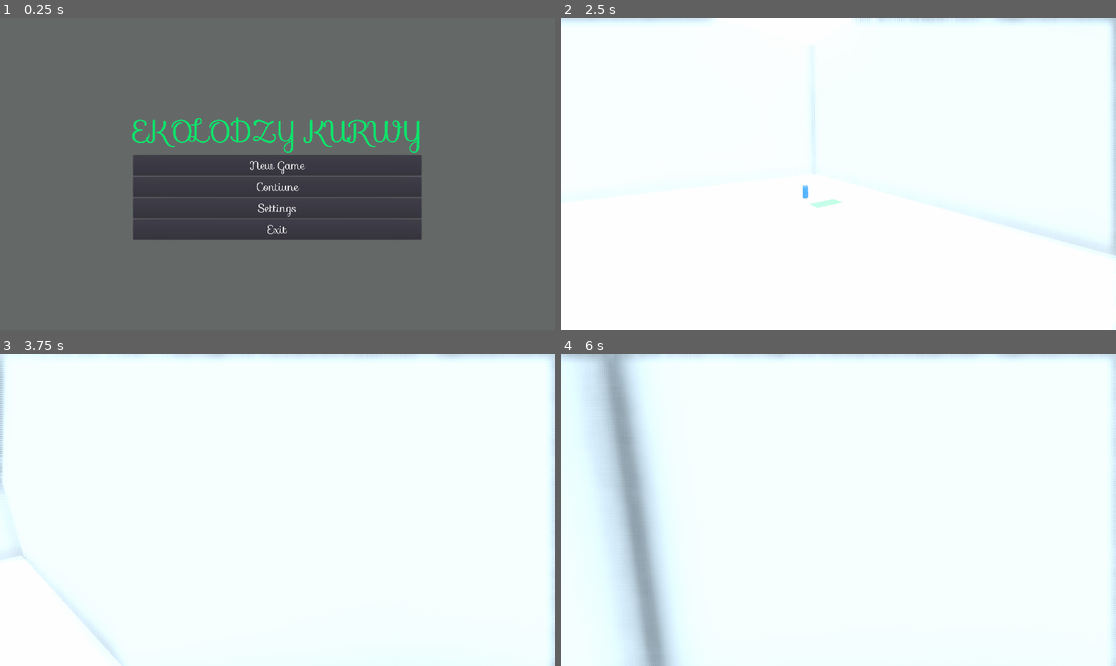
Above: before the commit, frames 1-4 (two rows, left to right).
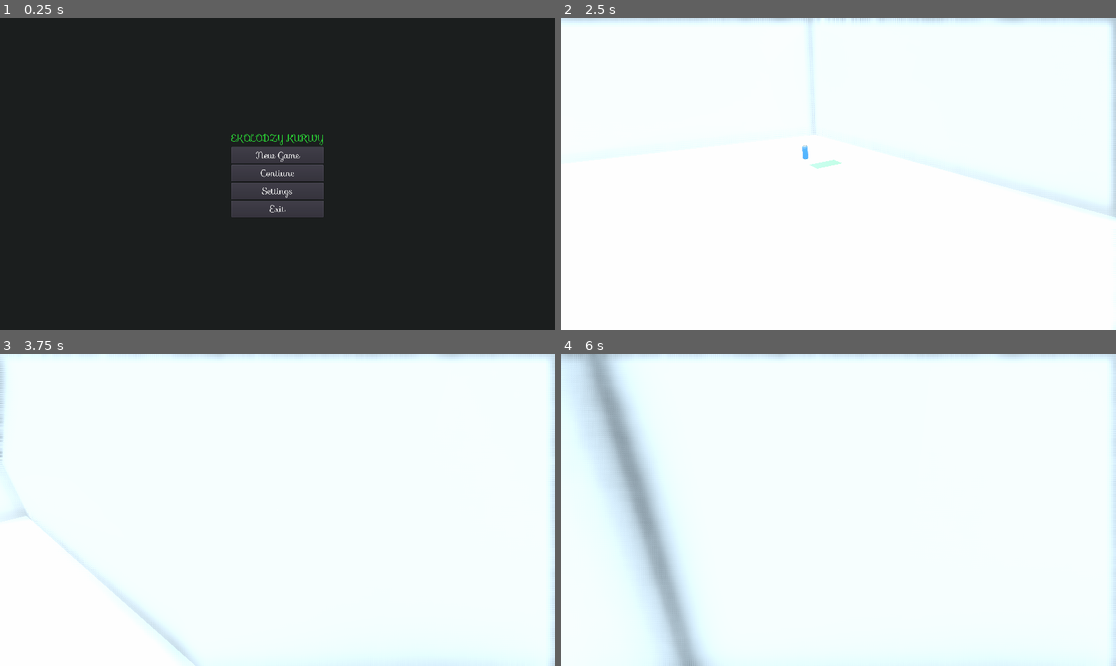
Above: after the commit, the same moments.

Repository: mnkisala/ggez
Game: Godot game, scene res://Scenes/MainSceneOpener.tscn
The game is run twice, just before and just after one commit, with the same random seed, the same clock (stepped at 60 frames per second) and the same inputs.
Inputs (mouse positions are in pixels of both pictures, inside the frame that each line leads up to):
- Up to frame 1 (0.25 s): no input
- Up to frame 2 (2.5 s): click "New Game" at 0.5 s; move the mouse to (866, 174) at 1.27 s; hold W (forward) from 1.28 s (still down); tap E (collect) at 1.35, 2.1 s; tap Space (jump) at 1.52, 2.27 s; move the mouse to (810, 174) at 2.02 s
- Up to frame 3 (3.75 s): keep holding W (forward); move the mouse to (288, 503) at 2.77 s; tap E (collect) at 2.85, 3.6 s; move the mouse to (271, 516) at 3.52 s
- Up to frame 4 (6 s): keep holding W (forward); tap Space (jump) at 3.77, 4.52, 5.27 s; move the mouse to (877, 513) at 4.27 s; tap E (collect) at 4.35, 5.1, 5.85 s; tap Enter at 5 s; move the mouse to (794, 506) at 5.02 s; move the mouse to (844, 510) at 5.77 s

The runs differ from the first frame. In frame 1, 97% of the frame differs, in the area x 0-100%, y 0-100%; in frame 2, 1.5%; in frame 3, 1.0%; in frame 4, 6.4%.

Commit message:
dodaj DefaultTheme

Diff:
--- /dev/null
+++ b/DefaultTheme.tres
@@ -0,0 +1,10 @@
+[gd_resource type="Theme" load_steps=3 format=2]
+
+[ext_resource path="res://Fonts/Sofia-Regular.otf" type="DynamicFontData" id=1]
+
+[sub_resource type="DynamicFont" id=1]
+size = 32
+font_data = ExtResource( 1 )
+
+[resource]
+default_font = SubResource( 1 )
--- a/Scenes/MainSceneOpener.tscn
+++ b/Scenes/MainSceneOpener.tscn
@@ -1,77 +1,65 @@
-[gd_scene load_steps=6 format=2]
+[gd_scene load_steps=4 format=2]
 
-[ext_resource path="res://Fonts/Sofia-Regular.otf" type="DynamicFontData" id=1]
 [ext_resource path="res://Scripts/MainSceneOpener/ButtonNewGame.gd" type="Script" id=2]
+[ext_resource path="res://DefaultTheme.tres" type="Theme" id=3]
 
 [sub_resource type="Theme" id=1]
-
-[sub_resource type="DynamicFont" id=2]
-size = 100
-font_data = ExtResource( 1 )
-
-[sub_resource type="DynamicFont" id=3]
-size = 40
-font_data = ExtResource( 1 )
 
 [node name="Control" type="Control"]
 anchor_right = 1.0
 anchor_bottom = 1.0
+theme = ExtResource( 3 )
 
 [node name="ColorRect" type="ColorRect" parent="."]
 margin_right = 1920.0
 margin_bottom = 1080.0
-color = Color( 0.396078, 0.415686, 0.411765, 1 )
+color = Color( 0.109804, 0.121569, 0.121569, 1 )
 
 [node name="CenterContainer" type="CenterContainer" parent="."]
 anchor_right = 1.0
 anchor_bottom = 1.0
 
 [node name="VBoxContainer" type="VBoxContainer" parent="CenterContainer"]
-margin_left = 461.0
-margin_top = 313.0
-margin_right = 1458.0
-margin_bottom = 767.0
+margin_left = 801.0
+margin_top = 390.0
+margin_right = 1119.0
+margin_bottom = 690.0
 
 [node name="Label" type="Label" parent="CenterContainer/VBoxContainer"]
-margin_right = 997.0
-margin_bottom = 158.0
+margin_right = 318.0
+margin_bottom = 52.0
 theme = SubResource( 1 )
-custom_colors/font_color = Color( 0.0588235, 0.894118, 0.423529, 1 )
-custom_fonts/font = SubResource( 2 )
+custom_colors/font_color = Color( 0.168627, 0.854902, 0.211765, 1 )
 text = "Ekolodzy kurwy"
 align = 1
 valign = 1
 uppercase = true
 
 [node name="ButtonNewGame" type="Button" parent="CenterContainer/VBoxContainer"]
-margin_top = 162.0
-margin_right = 997.0
-margin_bottom = 232.0
-custom_fonts/font = SubResource( 3 )
+margin_top = 56.0
+margin_right = 318.0
+margin_bottom = 114.0
 action_mode = 0
 text = "New Game"
 icon_align = 1
 script = ExtResource( 2 )
 
 [node name="ButtonContinue" type="Button" parent="CenterContainer/VBoxContainer"]
-margin_top = 236.0
-margin_right = 997.0
-margin_bottom = 306.0
-custom_fonts/font = SubResource( 3 )
+margin_top = 118.0
+margin_right = 318.0
+margin_bottom = 176.0
 text = "Contiune"
 
 [node name="ButtonSettings" type="Button" parent="CenterContainer/VBoxContainer"]
-margin_top = 310.0
-margin_right = 997.0
-margin_bottom = 380.0
-custom_fonts/font = SubResource( 3 )
+margin_top = 180.0
+margin_right = 318.0
+margin_bottom = 238.0
 text = "Settings"
 
 [node name="ButtonExit" type="Button" parent="CenterContainer/VBoxContainer"]
-margin_top = 384.0
-margin_right = 997.0
-margin_bottom = 454.0
-custom_fonts/font = SubResource( 3 )
+margin_top = 242.0
+margin_right = 318.0
+margin_bottom = 300.0
 text = "Exit"
 
 [connection signal="pressed" from="CenterContainer/VBoxContainer/ButtonNewGame" to="CenterContainer/VBoxContainer/ButtonNewGame" method="_on_ButtonNewGame_pressed"]
--- a/Scenes/player.tscn
+++ b/Scenes/player.tscn
@@ -1,6 +1,7 @@
-[gd_scene load_steps=5 format=2]
+[gd_scene load_steps=6 format=2]
 
 [ext_resource path="res://Scripts/Player/PlayerController.gd" type="Script" id=1]
+[ext_resource path="res://DefaultTheme.tres" type="Theme" id=2]
 
 [sub_resource type="CapsuleMesh" id=1]
 mid_height = 1.7
@@ -37,18 +38,17 @@
 [node name="hud" type="Control" parent="."]
 anchor_right = 1.0
 anchor_bottom = 1.0
-margin_right = 40.0
-margin_bottom = 40.0
+theme = ExtResource( 2 )
 
 [node name="CenterContainer" type="CenterContainer" parent="hud"]
 anchor_right = 1.0
 anchor_bottom = 1.0
 
 [node name="ColorRect" type="ColorRect" parent="hud/CenterContainer"]
-margin_left = 979.0
-margin_top = 559.0
-margin_right = 981.0
-margin_bottom = 561.0
+margin_left = 959.0
+margin_top = 539.0
+margin_right = 961.0
+margin_bottom = 541.0
 grow_horizontal = 2
 grow_vertical = 2
 rect_min_size = Vector2( 2, 2 )
@@ -56,7 +56,7 @@
 [node name="hint" type="Label" parent="hud"]
 anchor_right = 1.0
 anchor_bottom = 1.0
-margin_bottom = -50.0
+margin_bottom = -120.0
 text = "HINT"
 align = 1
 valign = 1
Not shown, changed: Models/TrashCan2.gltf.import
Not shown, changed: Models/TrashCan2Klapa.gltf.import
Not shown, changed: Models/TrashCan3.gltf.import
